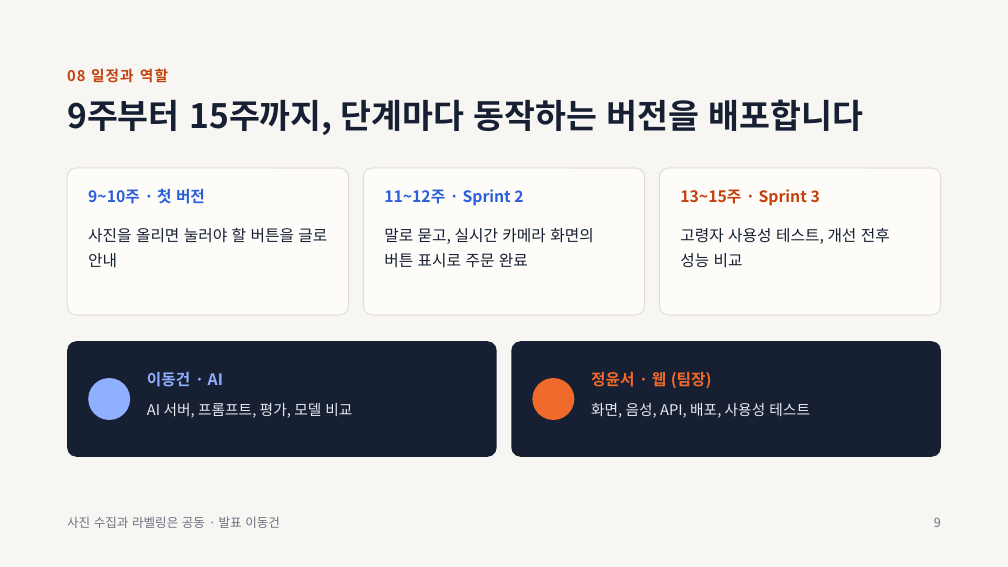
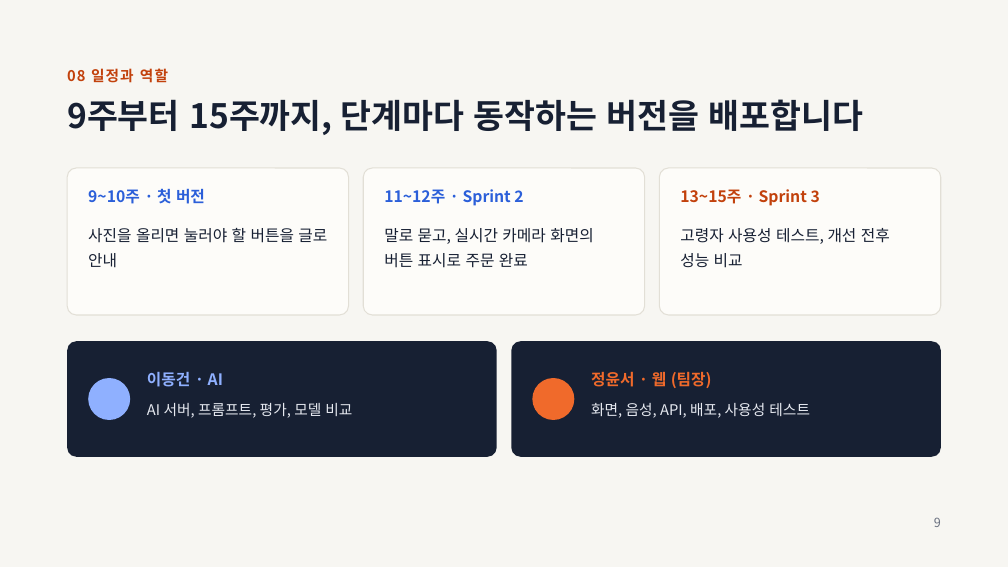
Before and after one commit to TeamProjectAIServiceDevelop/team-project, a slide deck: slide 9 of 자료/발표자료-KIOSSON.pptx. Drawn at 1008x567 pixels with LibreOffice and Linux fonts; fonts in the diff are those of the drawing. Boxes give left, top, right and bottom in pixels: in the first picture for what was removed or moved away, otherwise in the second. Text is boxed around its words. In the diff, an @@ line names an element or a change of style, - is before the commit and + after.

```diff
--- a/자료/발표자료-KIOSSON.pptx
+++ b/자료/발표자료-KIOSSON.pptx
@@ text removed at (67, 516, 280, 528) @@
-사진 수집과 라벨링은 공동 · 발표 이동건
```
Also in this commit, not shown: 7 other slides changed.
